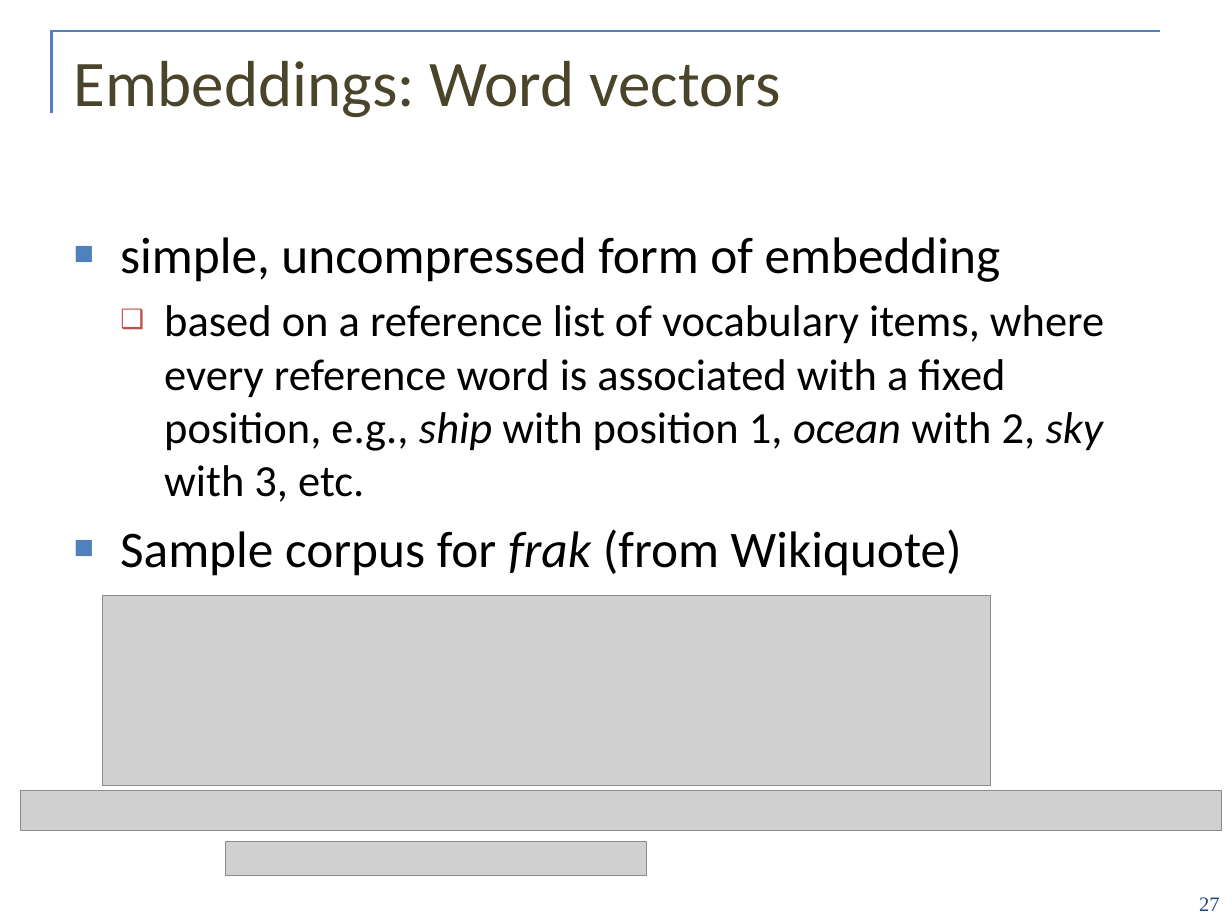
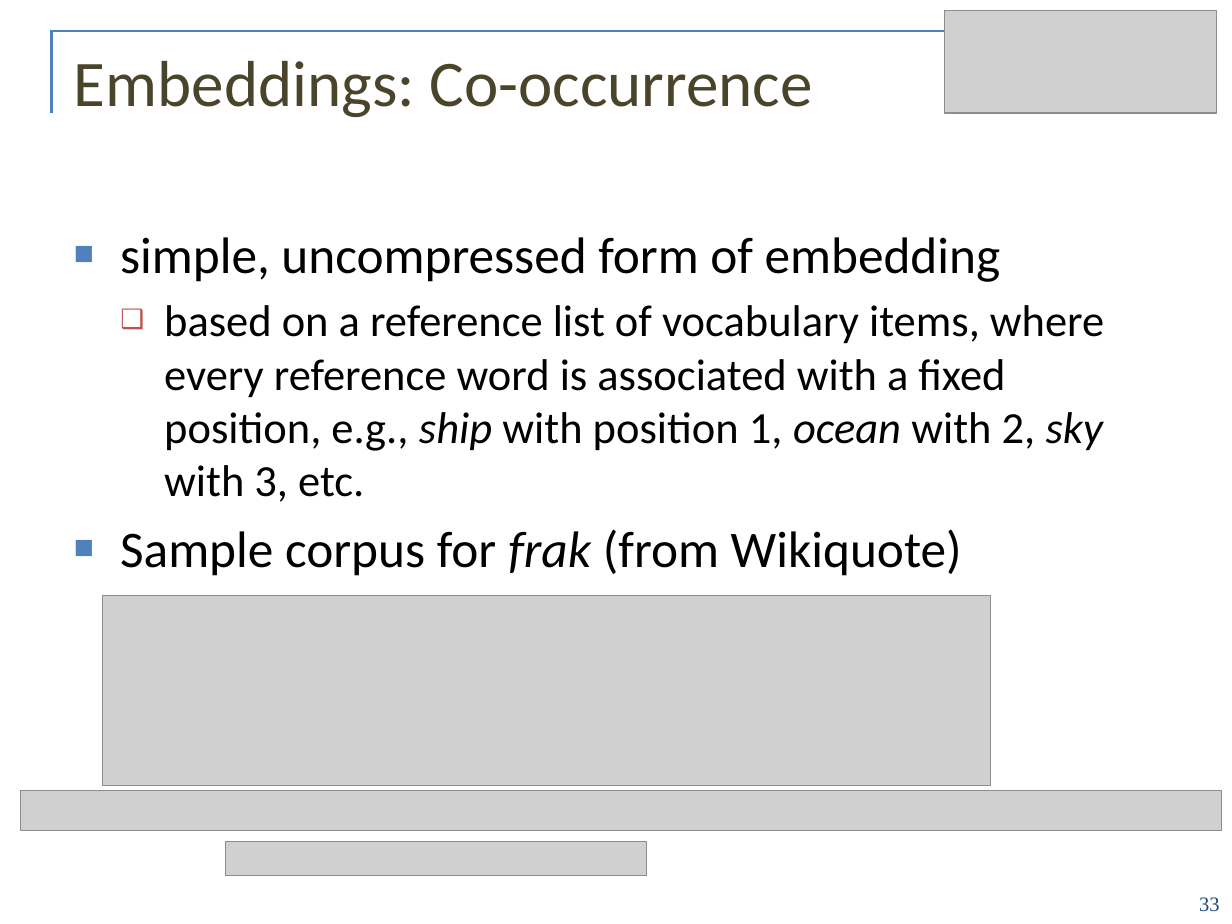
Before and after one commit to ontolex/frequency-attestation-corpus-information, a slide deck: slide 33 of doc/ontolex-f2f-leipzig-may2019.pptx (slide 27 before the commit). Drawn at 1232x924 pixels with LibreOffice and Linux fonts; fonts in the diff are those of the drawing; grey boxes stand for pictures; background and template pictures are left out. Boxes give left, top, right and bottom in pixels: in the first picture for what was removed or moved away, otherwise in the second. Text is boxed around its words. In the diff, an @@ line names an element or a change of style, - is before the commit and + after.

```diff
--- a/doc/ontolex-f2f-leipzig-may2019.pptx
+++ b/doc/ontolex-f2f-leipzig-may2019.pptx
@@ picture added at box(945, 10, 1217, 112) @@
@@ ellipse added at box(962, 16, 1216, 39), fill #FFFFFF @@
@@ title at box(74, 61, 813, 117): text changed @@
-Embeddings: Word vectors
+Embeddings: Co-occurrence
@@ page number at box(1199, 897, 1219, 912): text changed @@
-27
+33
```
Also in this commit, not shown: 21 other slides changed, 27 slides added, 50 slides removed.
